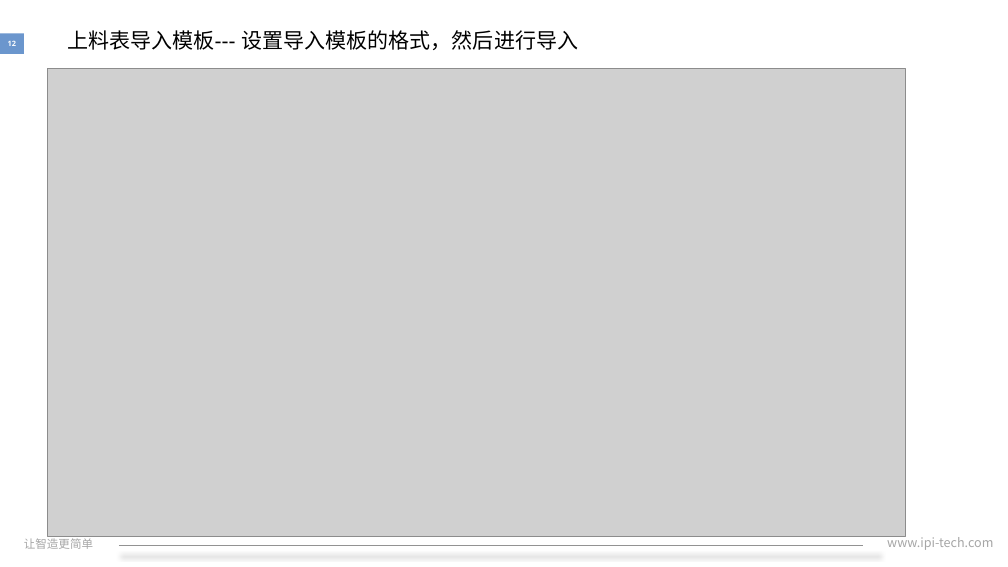
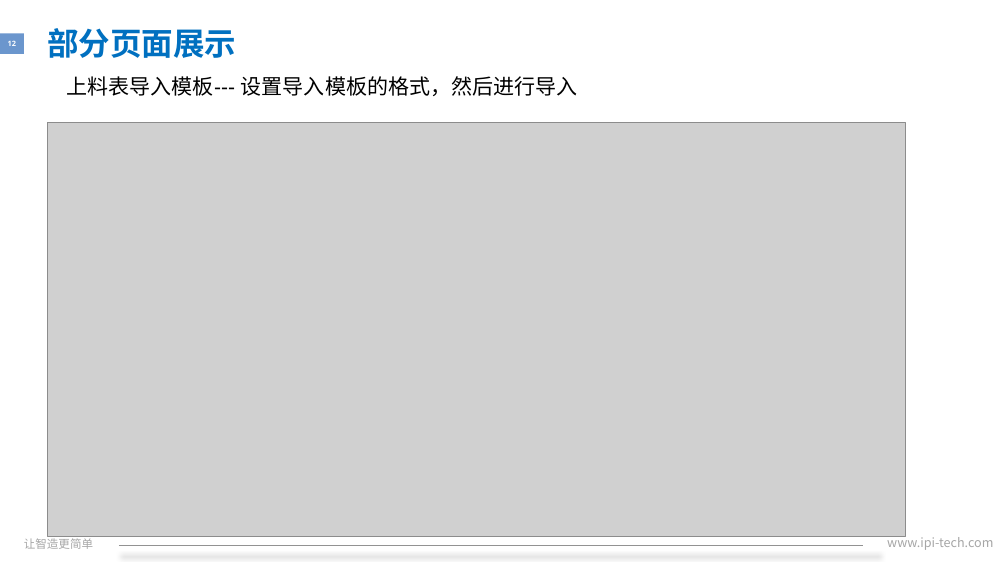
Before and after one commit to xiaozixiang/DocMent, a slide deck: slide 12 of IPI-HR-30-07A转正述职报告.pptx. Drawn at 1008x567 pixels with LibreOffice and Linux fonts; fonts in the diff are those of the drawing; grey boxes stand for pictures; background and template pictures are left out. Boxes give left, top, right and bottom in pixels: in the first picture for what was removed or moved away, otherwise in the second. Text is boxed around its words. In the diff, an @@ line names an element or a change of style, - is before the commit and + after.

```diff
--- a/IPI-HR-30-07A转正述职报告.pptx
+++ b/IPI-HR-30-07A转正述职报告.pptx
@@ text added at (47, 28, 236, 58), 30 pt, text #0070C0, bold @@
+部分页面展示
@@ text "上料表导入模板--- 设置导入模板的格式，然后进行导入": place and size @@
-text "上料表导入模板--- 设置导入模板的格式，然后进行导入" at (67, 30, 579, 50)
+text "上料表导入模板--- 设置导入模板的格式，然后进行导入" at (67, 76, 578, 96)
@@ picture: place and size @@
-picture at (48, 68, 905, 536)
+picture at (48, 123, 905, 537)
```
Also in this commit, not shown: 15 other slides changed.
